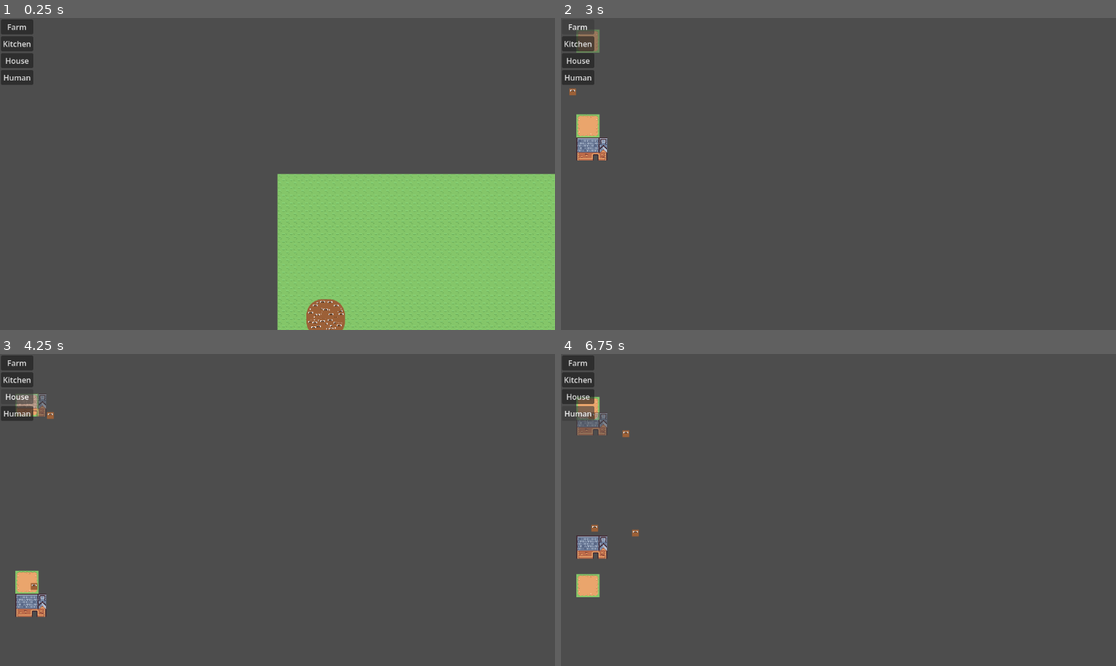
Above: before the commit, frames 1-4 (two rows, left to right).
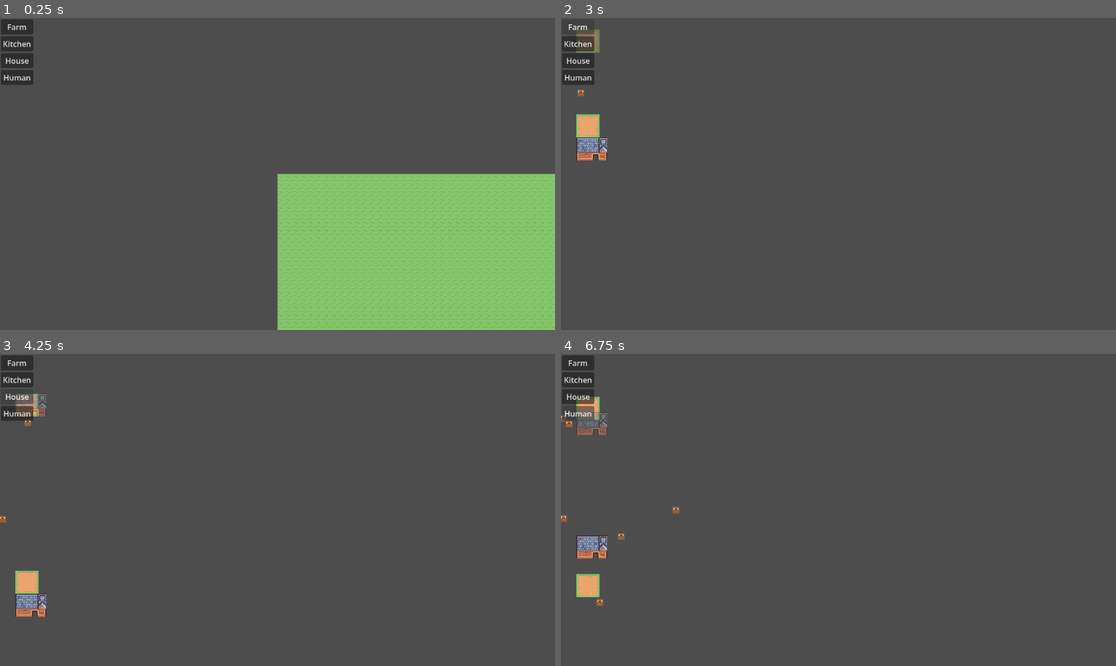
Above: after the commit, the same moments.

Repository: amandodaw/ZombieDefenseSim
Game: Godot game, scene res://scenes/world.tscn
Two runs of this game, one before a commit and one after it. Both use one fixed random seed, a clock stepped at 60 frames per second and the inputs below.
Inputs:
- Up to frame 1 (0.25 s): no input
- Up to frame 2 (3 s): click "Farm" at 0.5 s; click "House" at 1.25 s; click "Human" at 2 s; click "Farm" at 2.75 s
- Up to frame 3 (4.25 s): click "House" at 3.5 s
- Up to frame 4 (6.75 s): click "Human" at 4.25 s; click "Farm" at 5 s; click "House" at 5.75 s; click "Human" at 6.5 s

The runs differ from the first frame. In frame 1, 0.6% of the frame differs, in the area x 55-63%, y 89-100%; in frame 2, less than 0.1%; in frame 3, 0.1%; in frame 4, 0.3%.

Commit message:
Añadido perceptionsystem, spatialindexsystem(guarda un mapa de entidades), visioncomponent, buildingcomponent, y algunas funciones helper. Añadida clase estatica GridUtils con cell_size y metodos world to map

Diff:
--- /dev/null
+++ b/scripts/components/BuildingComponent.gd
@@ -0,0 +1 @@
+class_name BuildingComponent
--- /dev/null
+++ b/scripts/components/perception_component.gd
@@ -0,0 +1,4 @@
+class_name PerceptionComponent
+
+var radius: float = 5.0
+var perceived_entities: Array = []
--- /dev/null
+++ b/scripts/components/vision_component.gd
@@ -0,0 +1,14 @@
+class_name VisionComponent
+
+var range : int = 4
+
+# resultado percepción
+var visible_entities : Array[int] = []
+
+# staggered update
+var update_interval : float = 0.3
+var time_until_update : float = 0.0
+
+
+func randomize_timer():
+	time_until_update = randf() * update_interval
--- /dev/null
+++ b/scripts/grid_utils.gd
@@ -0,0 +1,15 @@
+class_name GridUtils
+
+const TILE_SIZE = 16
+
+static func world_to_tile(pos: Vector2) -> Vector2i:
+	return Vector2i(
+		floor(pos.x / TILE_SIZE),
+		floor(pos.y / TILE_SIZE)
+	)
+
+static func tile_to_world(tile: Vector2i) -> Vector2:
+	return Vector2(
+		tile.x * TILE_SIZE,
+		tile.y * TILE_SIZE
+	)
--- /dev/null
+++ b/scripts/systems/perception_system.gd
@@ -0,0 +1,53 @@
+class_name PerceptionSystem
+
+var spatial : SpatialIndexSystem
+
+
+func _init(_spatial):
+	spatial = _spatial
+
+
+func update(world, delta):
+
+	for entity in world.query([
+		PositionComponent,
+		VisionComponent
+	]):
+
+		var vision : VisionComponent = world.get_component(entity, VisionComponent)
+
+		vision.time_until_update -= delta
+		if vision.time_until_update > 0:
+			continue
+
+		vision.time_until_update = vision.update_interval
+
+		_update_entity_perception(world, entity)
+
+
+# --------------------------------------------------
+
+func _update_entity_perception(world, entity):
+
+	var pos : PositionComponent = world.get_component(entity, PositionComponent)
+	var vision : VisionComponent = world.get_component(entity, VisionComponent)
+
+	vision.visible_entities.clear()
+
+	var center : Vector2i = GridUtils.world_to_tile(pos.value)
+	var r : int = vision.range
+	print("ENTITY", entity, "AT", center, "RANGE", r)
+	for x in range(center.x - r, center.x + r + 1):
+		for y in range(center.y - r, center.y + r + 1):
+
+			var tile := Vector2i(x, y)
+
+			var list = spatial.tile_entities.get(tile, null)
+			if list == null:
+				continue
+
+			for other in list:
+				if other != entity:
+					vision.visible_entities.append(other)
+	print("CENTER:", center)
+	print("SPATIAL TILES:", spatial.tile_entities.keys())
--- /dev/null
+++ b/scripts/systems/spatial_index_system.gd
@@ -0,0 +1,116 @@
+class_name SpatialIndexSystem
+
+# tile -> Array[entity_id]
+var tile_entities : Dictionary = {}
+
+# entity_id -> tile actual
+var entity_tiles : Dictionary = {}
+
+
+func update(world, delta):
+
+	for entity in world.query([PositionComponent]):
+
+		var pos : PositionComponent = world.get_component(entity, PositionComponent)
+		var tile : Vector2i = GridUtils.world_to_tile(pos.value)
+
+		var previous_tile = entity_tiles.get(entity, null)
+
+		if previous_tile == tile:
+			continue
+
+		_remove_from_tile(entity, previous_tile)
+		_add_to_tile(entity, tile)
+
+		entity_tiles[entity] = tile
+
+
+# --------------------------------------------------
+# INTERNAL
+# --------------------------------------------------
+
+func _add_to_tile(entity, tile: Vector2i):
+
+	if not tile_entities.has(tile):
+		tile_entities[tile] = []
+
+	tile_entities[tile].append(entity)
+
+
+func _remove_from_tile(entity, tile):
+
+	if tile == null:
+		return
+
+	if not tile_entities.has(tile):
+		return
+
+	tile_entities[tile].erase(entity)
+
+	if tile_entities[tile].is_empty():
+		tile_entities.erase(tile)
+
+
+func remove_entity(entity):
+	# Llamar cuando eliminas entidad del mundo
+	var tile = entity_tiles.get(entity, null)
+	_remove_from_tile(entity, tile)
+	entity_tiles.erase(entity)
+
+
+# --------------------------------------------------
+# HELPERS PUBLICOS
+# --------------------------------------------------
+
+func get_entities_in_tile(tile: Vector2i) -> Array:
+	return tile_entities.get(tile, [])
+
+
+func get_entities_in_range(center: Vector2i, range_value: int) -> Array:
+
+	var result := []
+
+	for x in range(center.x - range_value, center.x + range_value + 1):
+		for y in range(center.y - range_value, center.y + range_value + 1):
+
+			var tile := Vector2i(x, y)
+			var list = tile_entities.get(tile, null)
+
+			if list != null:
+				result.append_array(list)
+
+	return result
+
+
+func is_tile_occupied(tile: Vector2i) -> bool:
+	return tile_entities.has(tile) and tile_entities[tile].size() > 0
+
+func filter_entities_with_component(world, entities, component_type):
+
+	var result := []
+
+	for e in entities:
+		if world.has_component(e, component_type):
+			result.append(e)
+
+	return result
+
+func is_tile_blocked_by_building(world, spatial, tile):
+
+	var entities = spatial.get_entities_in_tile(tile)
+
+	for e in entities:
+		if world.has_component(e, BuildingComponent):
+			return true
+
+	return false
+
+func get_visible_of_type(world, vision: VisionComponent, component_type):
+
+	var result := []
+
+	for e in vision.visible_entities:
+		if world.has_component(e, component_type):
+			result.append(e)
+
+	return result
--- a/scripts/world.gd
+++ b/scripts/world.gd
@@ -130,6 +130,8 @@
 var goap_system : GoapSystem
 var goap_execution_system : GoapExecutionSystem
 var city_system : CitySystem
+var spatial_index_system : SpatialIndexSystem
+var perception_system : PerceptionSystem
 
 func _ready() -> void:
 	input_system = InputSystem.new()
@@ -140,11 +142,15 @@
 	goap_system = GoapSystem.new()
 	goap_execution_system = GoapExecutionSystem.new()
 	city_system = CitySystem.new()
+	spatial_index_system = SpatialIndexSystem.new()
+	perception_system = PerceptionSystem.new(spatial_index_system)
 
 	ui.world = self
 
 	register_system(input_system)
 	register_system(building_system)
+	register_system(spatial_index_system)
+	register_system(perception_system)
 	register_system(goal_system)
 	register_system(goap_system)
 	register_system(goap_execution_system)
@@ -155,8 +161,6 @@
 	create_player()
 	ui.actualizar_menu()
 	add(create_entity(), CityComponent.new())
-	for i in range(1000):
-		create_human(Vector2i(100, 300))
 
 func _process(delta: float) -> void:
 	for system in systems:
@@ -180,6 +184,8 @@
 	add(human_id, move)
 	add(human_id, world_state)
 	add(human_id, HumanComponent.new())
+	add(human_id, PerceptionComponent.new())
+	add(human_id, VisionComponent.new())
 
 	var sprite_component = SpriteComponent.new()
 	add(human_id, sprite_component)
Not shown, added: scripts/components/BuildingComponent.gd.uid
Not shown, added: scripts/components/perception_component.gd.uid
Not shown, added: scripts/components/vision_component.gd.uid
Not shown, added: scripts/grid_utils.gd.uid
Not shown, added: scripts/systems/perception_system.gd.uid
Not shown, added: scripts/systems/spatial_index_system.gd.uid
